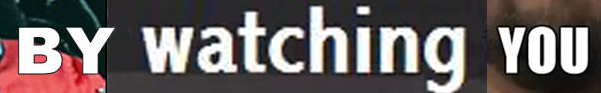
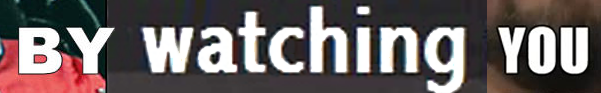
Layers edited between the first and the second w=601, h=93 image:
painted on "Layer 2 copy" over (x1=143, y1=7, x2=464, y2=93)
